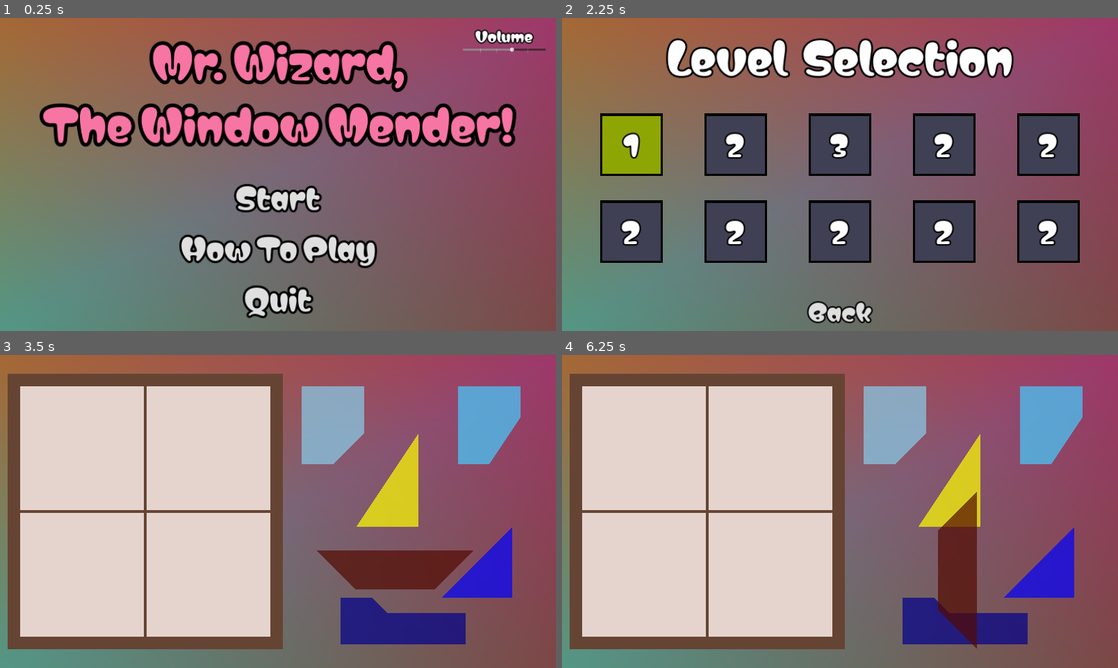
Above: before the commit, frames 1-4 (two rows, left to right).
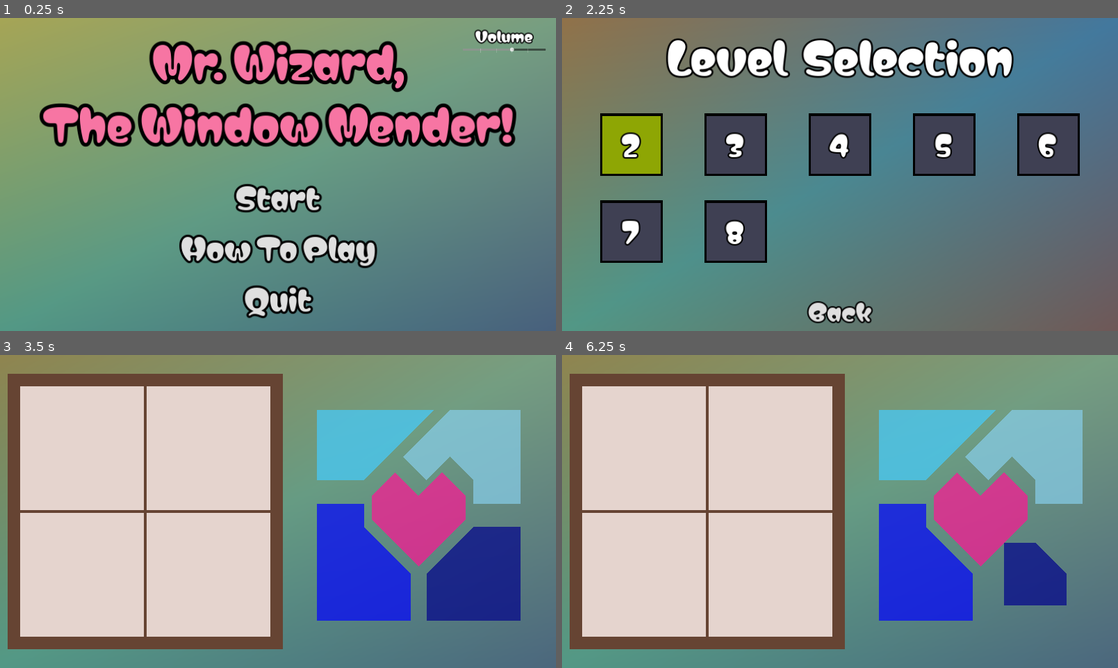
Above: after the commit, the same moments.

Repository: mustafacamurcu/GMTK24
Game: Godot game, scene res://scene_manager.tscn
The game is run twice, just before and just after one commit, with the same random seed, the same clock (stepped at 60 frames per second) and the same inputs.
Inputs (mouse positions are in pixels of both pictures, inside the frame that each line leads up to):
- Up to frame 1 (0.25 s): no input
- Up to frame 2 (2.25 s): click "Start" at 0.5 s; click "Back" at 1.25 s; click "Start" at 2 s
- Up to frame 3 (3.5 s): tap Enter at 2.75 s; drag from (66, 483) to (278, 483) at 2.77 s
- Up to frame 4 (6.25 s): tap R (restart) every 0.75 s from 3.5 to 5.75 s; drag from (728, 527) to (1084, 417) at 3.52 s; move the mouse to (895, 442) at 4.27 s; hold Right (right) 4.28-5 s; hold Up (big) 4.28-5 s; click (895, 442) at 4.42 s; tap Down (small) at 4.55, 6.05 s; drag from (812, 574) to (1073, 599) at 5.02 s; move the mouse to (1006, 558) at 5.77 s; hold Left (left) from 5.78 s (still down); hold Space (space) from 5.78 s (still down); click (1006, 558) at 5.92 s

The runs differ from the first frame. In frame 1, 70% of the frame differs, in the area x 0-100%, y 0-100%; in frame 2, 51%; in frame 3, 52%; in frame 4, 53%.

Commit message:
more levels

Diff:
--- a/cs.gd
+++ b/cs.gd
@@ -1,9 +1,6 @@
 extends Node
 
 # SIZE CONSTANTS
-# const GROW_FACTOR = 0.25
-# const SNAP_GRID_PIXELS = 30
-# const CONTAINER_GRID_SIZE = 24
 const SCREEN_WIDTH = 1920
 const SCREEN_HEIGHT = 1080
 const CONTAINER_EDGE_SIZE = 1080 * 0.8
@@ -15,34 +12,36 @@
 static var BLUE2: Color = Color.BLUE
 static var BLUE3: Color = Color.DARK_BLUE
 static var BLUE4: Color = Color.SKY_BLUE
+static var SNOW1: Color = Color.SNOW
+static var SNOW2: Color = Color.LIGHT_BLUE
 static var PURPLE1: Color = Color.PURPLE
 static var PURPLE2: Color = Color.WEB_PURPLE
+static var PINK1: Color = Color.DEEP_PINK
 static var YELLOW1: Color = Color.YELLOW
+static var YELLOW2: Color = Color.GOLD
+static var YELLOW3: Color = Color.LIGHT_YELLOW
 static var RED1: Color = Color.html("#FF3A20")
 static var RED2: Color = Color.html("#520A00")
 static var RED3: Color = Color.RED
-static var WHITE: Color = Color.html("#E5D4CE")
+static var WHITE1: Color = Color.html("#E5D4CE")
+static var WHITE2: Color = Color.GHOST_WHITE
 static var GRAY: Color = Color.DIM_GRAY
 
 static var COLORS = [GREEN1, GREEN2, BLUE1, RED1, RED2, GRAY]
 
-# Sound
-
+# SOUND
 var sfx_value = 60
 var bgm_value = 60
-
 func _ready():
   SignalBus.sfx_changed.connect(_on_sfx_changed)
   SignalBus.bgm_changed.connect(_on_bgm_changed)
-
 func _on_sfx_changed(value):
   sfx_value = value
-
 func _on_bgm_changed(value):
   bgm_value = value
 
 
-# Utility Methods
+# UTILITY METHODS
 func snap_to_grid(point: Vector2, snap_grid_pixels) -> Vector2i:
   return round(point / snap_grid_pixels) * snap_grid_pixels
 
@@ -62,17 +61,44 @@
 
 # LEVELS
 
-static var LEVEL1: Level = Level.create([
+static var LEVEL2: Level = Level.create([
+  Shape.new([[2, 3], [3, 2], [4, 3], [5, 2], [6, 3], [6, 4], [4, 6], [2, 4]], PINK1, 0.75, Vector2i(18, -2), 0),
+  Shape.new([[0, 0], [5, 0], [2, 3], [0, 3]], BLUE1, 0.75, Vector2i(11, -4), 0),
+  Shape.new([[0, 3], [0, 8], [4, 8], [4, 6], [2, 4], [2, 3]], BLUE2, 0.75, Vector2i(11, 2), 0),
+  Shape.new([[8, 4], [6, 4], [4, 6], [4, 8], [8, 8]], BLUE3, 0.75, Vector2i(25, 2), 0),
+  Shape.new([[8, 4], [8, 0], [5, 0], [3, 2], [4, 3], [5, 2], [6, 3], [6, 4]], BLUE4, 0.75, Vector2i(22, -7), 0)],
+  2)
+
+static var LEVEL3: Level = Level.create([
   Shape.new([[0, 0], [4, 0], [4, 2], [2, 5], [0, 5]], BLUE1, 0.5, Vector2i(31, -12), 0),
   Shape.new([[8, 3], [8, 6], [5, 6]], BLUE2, 0.75, Vector2i(30, 11), 0),
   Shape.new([[0, 5], [2, 5], [3, 6], [8, 6], [8, 8], [0, 8]], BLUE3, 0.5, Vector2i(14, 13), 0),
   Shape.new([[4, 0], [8, 0], [8, 3], [6, 5], [4, 5]], BLUE4, 0.5, Vector2i(11, -10), 0),
   Shape.new([[4, 2], [4, 5], [2, 5]], Color.YELLOW, 1, Vector2i(18, 2), 0),
   Shape.new([[6, 5], [5, 6], [3, 6], [2, 5]], RED2, 1.25, Vector2i(20, 10), 0)],
-  1)
+  3)
 
+static var LEVEL4: Level = Level.create([
+  Shape.new([[0, 0], [3, 0], [3, 1], [2, 1], [2, 2], [0, 4]], BLUE1, 1, Vector2i(12, 3), -360),
+  Shape.new([[3, 0], [8, 0], [8, 4], [7, 4], [3, 2]], BLUE3, 0.5, Vector2i(16, 6), -180),
+  Shape.new([[2, 1], [3, 1], [3, 2], [2, 2]], YELLOW1, 1.75, Vector2i(4, -14), 0),
+  Shape.new([[0, 4], [2, 2], [3, 2], [7, 4], [3, 5]], BLUE2, 0.5, Vector2i(13, -9), -90),
+  Shape.new([[0, 4], [0, 7], [3, 5]], YELLOW2, 0.5, Vector2i(18, 5), -90),
+  Shape.new([[0, 7], [0, 8], [8, 8], [8, 4], [7, 4], [3, 5]], YELLOW3, 0.75, Vector2i(24, -2), -90)],
+  4)
 
-static var LEVEL2: Level = Level.create([
+static var LEVEL5: Level = Level.create([
+  Shape.new([[0, 0], [3, 0], [1, 6], [0, 7]], BLUE1, 0.5, Vector2i(18, 10), 0),
+  Shape.new([[0, 7], [0, 8], [1, 8], [3, 6], [1, 6]], SNOW2, 0.75, Vector2i(7, 3), -270),
+  Shape.new([[1, 8], [3, 6], [5, 5], [7, 5], [8, 8]], SNOW1, 0.5, Vector2i(15, -13), -90),
+  Shape.new([[3, 6], [2, 3], [5, 5]], BLUE2, 1.25, Vector2i(12, -18), -180),
+  Shape.new([[2, 3], [1, 6], [3, 6]], GREEN2, 0.75, Vector2i(28, -10), 0),
+  Shape.new([[6, 1], [5, 5], [7, 5]], GREEN1, 0.75, Vector2i(34, -8), -180),
+  Shape.new([[8, 8], [8, 0], [6, 1], [7, 5]], BLUE3, 1, Vector2i(27, -6), -180),
+  Shape.new([[3, 0], [8, 0], [6, 1], [5, 5], [2, 3]], BLUE4, 0.5, Vector2i(10, 1), -270)],
+  5)
+
+static var LEVEL6: Level = Level.create([
   Shape.new([[1, 0], [8, 0], [7, 1], [4, 3], [1, 1]], GREEN1, 0.5, Vector2i(17, -7), -90),
   Shape.new([[0, 0], [1, 0], [1, 3], [2, 4], [0, 6]], BLUE2, 0.75, Vector2i(6, -7), -180),
   Shape.new([[1, 5], [0, 6], [0, 8], [4, 8], [3, 6], [2, 6]], BLUE3, 0.75, Vector2i(22, 0), 0),
@@ -80,9 +106,22 @@
   Shape.new([[8, 5], [7, 5], [6, 4], [7, 3], [7, 1], [8, 0]], GREEN2, 0.5, Vector2i(30, -2), 0),
   Shape.new([[1, 1], [1, 3], [2, 4], [1, 5], [2, 6], [3, 6], [4, 4], [4, 3]], PURPLE1, 0.75, Vector2i(23, -13), 90),
   Shape.new([[7, 1], [7, 3], [6, 4], [7, 5], [6, 6], [5, 6], [4, 4], [4, 3]], PURPLE2, 0.75, Vector2i(11, 10), -90)],
-  2)
+  6)
 
-static var LEVEL3: Level = Level.create([
+static var LEVEL7: Level = Level.create([
+  Shape.new([[0, 0], [0, 3], [2, 3], [3, 2], [4, 2], [4, 0]], GREEN1, 0.75, Vector2i(22, 9), -180),
+  Shape.new([[2, 3], [3, 2], [3, 3]], YELLOW1, 2, Vector2i(7, -16), -180),
+  Shape.new([[3, 3], [3, 2], [4, 2], [4, 3]], WHITE1, 1.75, Vector2i(7, 2), 0),
+  Shape.new([[4, 0], [8, 0], [6, 4], [4, 3]], GREEN2, 0.5, Vector2i(25, -16), -270),
+  Shape.new([[8, 0], [6, 4], [8, 6]], GREEN1, 0.5, Vector2i(27, 1), -360),
+  Shape.new([[8, 6], [7, 5], [6, 6], [6, 7], [5, 7], [5, 8], [8, 8]], GREEN2, 0.75, Vector2i(20, -3), 0),
+  Shape.new([[5, 6], [6, 6], [6, 7], [5, 7]], YELLOW1, 0.75, Vector2i(11, -7), -90),
+  Shape.new([[5, 8], [0, 8], [0, 5], [4, 5], [5, 6]], GREEN1, 0.25, Vector2i(22, 3), 0),
+  Shape.new([[0, 3], [0, 5], [4, 5], [3, 3]], GREEN2, 0.5, Vector2i(21, -10), -270),
+  Shape.new([[3, 3], [4, 3], [6, 4], [7, 5], [6, 6], [5, 6], [4, 5]], WHITE2, 0.75, Vector2i(10, 6), -270)],
+  7)
+
+static var LEVEL8: Level = Level.create([
   Shape.new([[0, 0], [3, 2], [2, 3], [0, 3]], GREEN1, 0.5, Vector2i(30, 9), 0),
   Shape.new([[0, 0], [3, 2], [4, 2], [4, 0]], BLUE2, 0.75, Vector2i(17, 14), 90),
   Shape.new([[4, 0], [4, 4], [8, 2]], BLUE3, 0.5, Vector2i(33, 10), 90),
@@ -95,6 +134,6 @@
   Shape.new([[8, 2], [6, 3], [7, 4], [6, 5], [8, 8]], BLUE1, 0.75, Vector2i(7, 0), 0),
   Shape.new([[4, 4], [6, 5], [8, 8], [6, 8]], BLUE3, 0.5, Vector2i(17, 8), 90),
   Shape.new([[4, 4], [4, 8], [6, 8]], BLUE1, 0.75, Vector2i(3, -17), 90)],
-  3)
+  8)
 
-static var LEVELS = [LEVEL1, LEVEL2, LEVEL3, LEVEL2, LEVEL2, LEVEL2, LEVEL2, LEVEL2, LEVEL2, LEVEL2]
+static var LEVELS = [LEVEL2, LEVEL3, LEVEL4, LEVEL5, LEVEL6, LEVEL7, LEVEL8]
--- a/game.gd
+++ b/game.gd
@@ -91,7 +91,7 @@
 	])
 	var offset = Vector2i(-Cs.SCREEN_WIDTH / 4 + 10, 0)
 	container.position = Cs.snap_to_grid(offset, level.snap_grid_pixels)
-	container.color = Cs.WHITE
+	container.color = Cs.WHITE1
 	add_child(container)
 	container.z_index = -2
 
--- a/game.tscn
+++ b/game.tscn
@@ -45,11 +45,11 @@
 [node name="Game" type="Node2D"]
 script = ExtResource("1_0gxu6")
 
-[node name="Polygon2D" type="Polygon2D" parent="."]
+[node name="Background" type="Polygon2D" parent="."]
 z_index = -100
-position = Vector2(-968, -534)
-polygon = PackedVector2Array(-30, -23, 1957, -14, 1946, 1095, -23, 1096)
-vertex_colors = PackedColorArray(0.65601, 0.411541, 0.19615, 1, 0.624269, 0.214917, 0.415644, 1, 0.483642, 0.27893, 0.267511, 1, 0.32385, 0.598421, 0.522926, 1)
+position = Vector2(-988, -543)
+polygon = PackedVector2Array(-210, -384, 1957, -14, 2470, 1376, -23, 1096)
+vertex_colors = PackedColorArray(0.66, 0.48048, 0.2112, 1, 0.4712, 0.62, 0.5084, 1, 0.24, 0.296, 0.48, 1, 0.32385, 0.598421, 0.522926, 1)
 
 [node name="Camera2D" type="Camera2D" parent="."]
 
@@ -164,18 +164,17 @@
 [node name="Particles" type="Node2D" parent="."]
 
 [node name="CPUParticles2D" type="CPUParticles2D" parent="Particles"]
-position = Vector2(-155, 494)
-emitting = false
-amount = 80
-lifetime = 1.5
-one_shot = true
-explosiveness = 0.4
-randomness = 1.0
-direction = Vector2(0, -1)
-spread = 60.0
-gravity = Vector2(0, 1500)
-initial_velocity_min = 1000.0
-initial_velocity_max = 2000.0
+position = Vector2(-605, 479)
+emitting = false
+amount = 50
+lifetime = 1.5
+one_shot = true
+explosiveness = 0.4
+randomness = 1.0
+direction = Vector2(0, -1)
+gravity = Vector2(0, 1500)
+initial_velocity_min = 1000.0
+initial_velocity_max = 1800.0
 angular_velocity_max = 360.0
 angle_min = -720.0
 angle_max = 720.0
@@ -184,18 +183,17 @@
 color = Color(0.71, 0.1065, 0, 1)
 
 [node name="CPUParticles2D2" type="CPUParticles2D" parent="Particles"]
-position = Vector2(136, 504)
-emitting = false
-amount = 80
-lifetime = 1.5
-one_shot = true
-explosiveness = 0.4
-randomness = 1.0
-direction = Vector2(0, -1)
-spread = 60.0
-gravity = Vector2(0, 1500)
-initial_velocity_min = 1000.0
-initial_velocity_max = 2000.0
+position = Vector2(-450, 472)
+emitting = false
+amount = 50
+lifetime = 1.5
+one_shot = true
+explosiveness = 0.4
+randomness = 1.0
+direction = Vector2(0, -1)
+gravity = Vector2(0, 1500)
+initial_velocity_min = 1000.0
+initial_velocity_max = 1800.0
 angular_velocity_max = 360.0
 angle_min = -720.0
 angle_max = 720.0
@@ -204,18 +202,17 @@
 color = Color(0.459106, 0.677231, 0, 1)
 
 [node name="CPUParticles2D3" type="CPUParticles2D" parent="Particles"]
-position = Vector2(-338, 487)
-emitting = false
-amount = 80
-lifetime = 1.5
-one_shot = true
-explosiveness = 0.4
-randomness = 1.0
-direction = Vector2(0, -1)
-spread = 60.0
-gravity = Vector2(0, 1500)
-initial_velocity_min = 1000.0
-initial_velocity_max = 2000.0
+position = Vector2(-729, 479)
+emitting = false
+amount = 50
+lifetime = 1.5
+one_shot = true
+explosiveness = 0.4
+randomness = 1.0
+direction = Vector2(0, -1)
+gravity = Vector2(0, 1500)
+initial_velocity_min = 1000.0
+initial_velocity_max = 1800.0
 angular_velocity_max = 360.0
 angle_min = -720.0
 angle_max = 720.0
@@ -224,18 +221,17 @@
 color = Color(0, 0.027, 0.81, 1)
 
 [node name="CPUParticles2D4" type="CPUParticles2D" parent="Particles"]
-position = Vector2(292, 495)
-emitting = false
-amount = 80
-lifetime = 1.5
-one_shot = true
-explosiveness = 0.4
-randomness = 1.0
-direction = Vector2(0, -1)
-spread = 60.0
-gravity = Vector2(0, 1500)
-initial_velocity_min = 1000.0
-initial_velocity_max = 2000.0
+position = Vector2(-290, 473)
+emitting = false
+amount = 50
+lifetime = 1.5
+one_shot = true
+explosiveness = 0.4
+randomness = 1.0
+direction = Vector2(0, -1)
+gravity = Vector2(0, 1500)
+initial_velocity_min = 1000.0
+initial_velocity_max = 1800.0
 angular_velocity_max = 360.0
 angle_min = -720.0
 angle_max = 720.0
--- a/level.gd
+++ b/level.gd
@@ -28,17 +28,17 @@
   var adjacency = {}
 
   var corners = [
-    Vector2i(0, level.container_edge_size),
-    Vector2i(0, 0),
-    Vector2i(level.container_edge_size, 0),
-    Vector2i(level.container_edge_size, level.container_edge_size),
-  ]
+Vector2i(0, level.container_edge_size),
+Vector2i(0, 0),
+Vector2i(level.container_edge_size, 0),
+Vector2i(level.container_edge_size, level.container_edge_size)]
+
   for i in range(corners.size()):
     # only add edge once for border cuz they border only one polygon
     var neighbor = corners[(i - 1 + corners.size()) % corners.size()]
     adjacency[corners[i]] = [neighbor]
     edges.append([corners[i], neighbor])
-  points.append_array(corners)
+    points.append_array(corners)
 
 
   # Select random points on the grid to break the square from
@@ -69,16 +69,16 @@
         and p.distance_to(other) < closest_dist
         and no_overlap([p, other], edges)
         and has_good_angles(p, other, adjacency[p], adjacency[other])):
-              closest_dist = p.distance_to(other)
-              closest = other
-      if closest == p:
-        if adjacency[p].size() < 2:
-          bads.append(p)
-        break
-      adjacency[p].append(closest)
-      adjacency[closest].append(p)
-      edges.append([p, closest])
-      edges.append([closest, p])
+            closest_dist = p.distance_to(other)
+            closest = other
+        if closest == p:
+          if adjacency[p].size() < 2:
+            bads.append(p)
+          break
+        adjacency[p].append(closest)
+        adjacency[closest].append(p)
+        edges.append([p, closest])
+        edges.append([closest, p])
 
   # Remove bad (non-polygon) points
   while bads:
@@ -124,9 +124,9 @@
         if angle < smallest_angle:
           smallest_angle = angle
           C = point
-      edge = [B, C]
-      remove_from_edges(edge, edges)
-      adjacency[B].erase(C)
+        edge = [B, C]
+        remove_from_edges(edge, edges)
+        adjacency[B].erase(C)
     level.polygons.append(polygon)
 
 static func remove_from_edges(edge, edges):
--- a/level_button.gd
+++ b/level_button.gd
@@ -9,7 +9,7 @@
 @onready var label = $ColorRect/Label
 
 var revealed = false
-var unlocked = false
+var unlocked = true
 
 # Called when the node enters the scene tree for the first time.
 func _ready() -> void:
--- a/level_selector.tscn
+++ b/level_selector.tscn
@@ -8,8 +8,8 @@
 script = ExtResource("1_cxuui")
 
 [node name="Polygon2D" type="Polygon2D" parent="."]
-polygon = PackedVector2Array(-30, -23, 1957, -14, 1946, 1095, -23, 1096)
-vertex_colors = PackedColorArray(0.65601, 0.411541, 0.19615, 1, 0.624269, 0.214917, 0.415644, 1, 0.483642, 0.27893, 0.267511, 1, 0.32385, 0.598421, 0.522926, 1)
+polygon = PackedVector2Array(-194, -251, 1957, -14, 2286, 1237, -23, 1096)
+vertex_colors = PackedColorArray(0.65601, 0.411541, 0.19615, 1, 0.2604, 0.470167, 0.62, 1, 0.483642, 0.27893, 0.267511, 1, 0.32385, 0.598421, 0.522926, 1)
 
 [node name="VBox" type="VBoxContainer" parent="."]
 anchors_preset = 15
--- a/menu_screen.tscn
+++ b/menu_screen.tscn
@@ -15,9 +15,9 @@
 
 [node name="MenuScreen" type="CanvasLayer"]
 
-[node name="Polygon2D" type="Polygon2D" parent="."]
-polygon = PackedVector2Array(-30, -23, 1957, -14, 1946, 1095, -23, 1096)
-vertex_colors = PackedColorArray(0.65601, 0.411541, 0.19615, 1, 0.624269, 0.214917, 0.415644, 1, 0.483642, 0.27893, 0.267511, 1, 0.32385, 0.598421, 0.522926, 1)
+[node name="Background" type="Polygon2D" parent="."]
+polygon = PackedVector2Array(-30, -23, 1957, -14, 2249, 1276, -23, 1096)
+vertex_colors = PackedColorArray(0.66, 0.649, 0.33, 1, 0.4712, 0.62, 0.5084, 1, 0.24, 0.296, 0.48, 1, 0.32385, 0.598421, 0.522926, 1)
 
 [node name="MarginContainer" type="MarginContainer" parent="."]
 anchors_preset = 15
--- a/piece.gd
+++ b/piece.gd
@@ -54,11 +54,17 @@
 	center_before /= polygon.polygon.size()
 	scale.x += .25
 	scale.y += .25
+	var area = Cs.polygon_area(get_global_polygon())
+	if area > (level.container_edge_size) * (level.container_edge_size) / 2:
+		scale.x -= .25
+		scale.y -= .25
+		return
 	var center_after = Vector2.ZERO
 	for p in polygon.polygon:
 		center_after += to_global(p)
 	center_after /= polygon.polygon.size()
 	position += center_before - center_after
+	SignalBus.piece_put_down.emit(self)
 
 func shrink():
 	if scale.x < 0.3:
@@ -74,6 +80,7 @@
 		center_after += to_global(p)
 	center_after /= polygon.polygon.size()
 	position += center_before - center_after
+	SignalBus.piece_put_down.emit(self)
 
 func rotate_in_place(deg):
 	var center_before = Vector2.ZERO
@@ -86,6 +93,7 @@
 		center_after += to_global(p)
 	center_after /= polygon.polygon.size()
 	position += center_before - center_after
+	SignalBus.piece_put_down.emit(self)
 
 func _unhandled_key_input(event: InputEvent) -> void:
 	if mouse_on_me:
